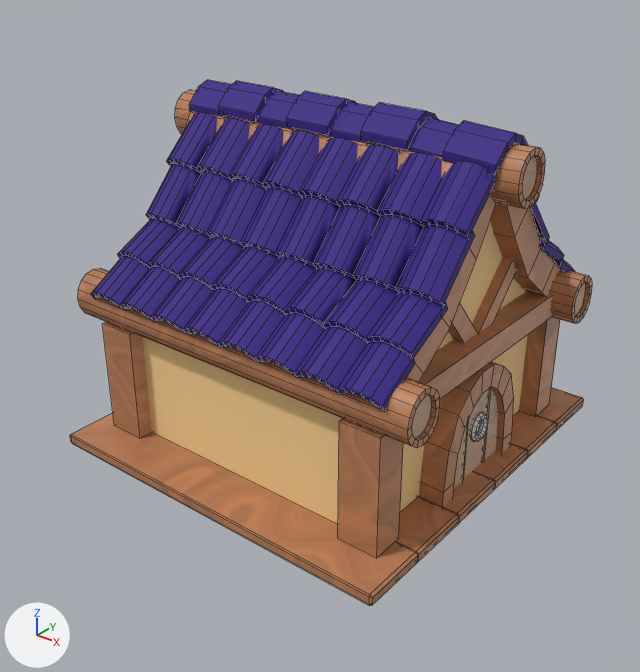
Two versions of the FBX model Bitirme/Assets/DenemeModel/Didem/modeller/cottagehouse/cottagehouse.fbx, one commit apart.
Before and after are seen from a 50 mm lens placed at (9.91, -13.4, 10.34), pointed at (-0.17, -0.8, 2.53). Every picture has the same lights, and +X, +Y and +Z are marked at lower left. Mesh edges are drawn as thin lines. Vertices at the same position are counted once.

Objects in the first picture: 'house'.
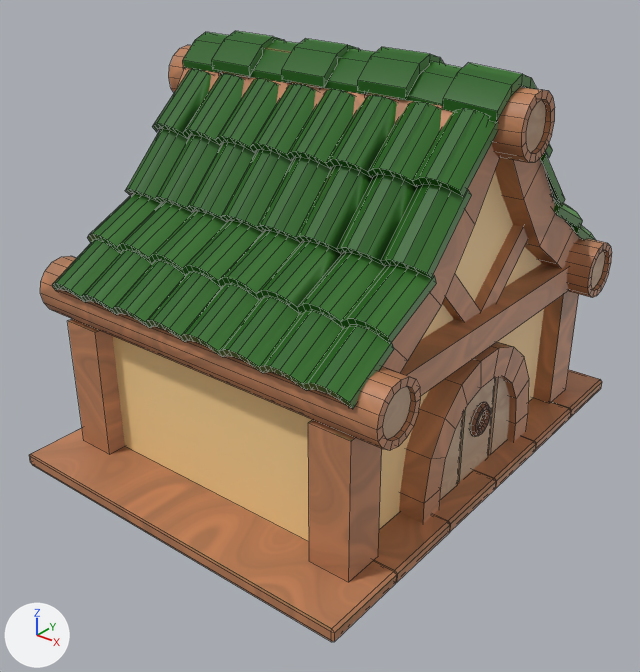
Location of each change, (x1, y1, x2, y2) in pixels of the pictures (640 x 672 px; the box of a moved part takes in the faces that stretch with it):
'house', reshaped, rescaled (12% wider, 16% taller): before (70, 80, 592, 605); after (29, 31, 612, 642)
part 1 of me_cube, moved or reshaped: before (175, 90, 545, 209); after (169, 45, 555, 163)
part 2 of me_cube, moved or reshaped: before (549, 269, 592, 324); after (565, 238, 612, 297)
part 3 of me_cube, moved or reshaped: before (78, 269, 440, 448); after (40, 256, 421, 451)
part 4 of me_cube, moved or reshaped: before (470, 412, 488, 442); after (470, 402, 491, 436)
part 5 of me_cube, moved or reshaped: before (70, 387, 584, 605); after (29, 370, 602, 642)
part 6 of me_cube, moved or reshaped: before (91, 256, 415, 412); after (52, 240, 394, 409)
part 7 of me_cube, moved or reshaped: before (548, 254, 575, 272); after (565, 220, 595, 240)
part 8 of me_cube, moved or reshaped: before (539, 235, 564, 262); after (553, 197, 583, 228)
part 9 of me_cube, moved or reshaped: before (530, 202, 550, 243); after (540, 152, 565, 206)
part 10 of me_cube, moved or reshaped (not visible before): after (545, 144, 553, 158)
part 11 of me_cube, added (brown): after (68, 319, 125, 454)
part 12 of me_cube, added (brown): after (308, 420, 382, 582)
part 13 of me_cube, added (brown): after (401, 264, 569, 395)
part 14 of me_cube, added (brown): after (533, 291, 579, 403)
part 15 of me_cube, deleted: before (95, 80, 561, 558)
part 16 of me_cube, built on: after (57, 31, 580, 542)

What changed in the scene script:
```text
Change me_cube:
    used by ob_house; location = (0.0, 0.0, 0.0); rotation_euler = (1.571, 0.0, 0.0), in degrees (90, 0, 0)
    remove me_cube.from_pydata(...)  # 2318 vertices, 2264 faces; spans x -4.39..3.68, y -0.04..7.14, z -4.13..4.16
    remove me_cube.materials.append(mat_material_006)  # picture img_cottagehousered_png
    add me_cube.from_pydata(...)  # 2318 vertices, 2267 faces; spans x -438.14..369.26, y 0.01..810.8, z -516.06..517.46
    me_cube part 1: the loose piece of 96 vertices spanning x -4.39..3.68, y 5.77..6.8, z -0.47..0.46 is multiplied about its middle by the matrix ((100.0, 0.0, 0.0), (0.0, 113.556, 0.0), (0.0, 0.0, 124.801)), then moved by (-34.09, 707.0, -1.55), in mat_wood (picture img_cottagehousegreen_png)
    me_cube part 2: the loose piece of 96 vertices spanning x -4.39..3.68, y 2.58..3.61, z -3.43..-2.49 is multiplied about its middle by the matrix ((100.0, 0.0, 0.0), (0.0, 113.556, 0.0), (0.0, 0.0, 124.801)), then moved by (-34.09, 348.1, -367.39), in mat_wood (picture img_cottagehousegreen_png)
    me_cube part 3: the loose piece of 96 vertices spanning x -4.39..3.68, y 2.58..3.61, z 2.53..3.46 is multiplied about its middle by the matrix ((100.0, 0.0, 0.0), (0.0, 113.556, 0.0), (0.0, 0.0, 124.801)), then moved by (-34.09, 348.1, 369.28), in mat_wood (picture img_cottagehousegreen_png)
    me_cube part 4: the loose piece of 90 vertices spanning x 3.05..3.2, y 0.95..1.57, z -0.28..0.28 is multiplied about its middle by the matrix ((100.0, 0.0, 0.0), (0.0, 113.556, 0.0), (0.0, 0.0, 124.801)), then moved by (310.34, 141.64, -1.61), in mat_wood (picture img_cottagehousegreen_png)
    me_cube part 5: the loose piece of 124 vertices spanning x -4.31..3.6, y 0.0..0.24, z -4.13..4.16 is multiplied about its middle by the matrix ((100.0, 0.0, 0.0), (0.0, 113.556, 0.0), (0.0, 0.0, 124.801)), then moved by (-34.09, 13.47, 0.68)
    me_cube part 6: the loose piece of 173 vertices spanning x -3.82..3.25, y 3.27..4.07, z 2.64..3.63 is multiplied about its middle by the matrix ((100.0, 0.0, 0.0), (0.0, 113.556, 0.0), (0.0, 0.0, 124.801)), then moved by (-27.1, 412.66, 387.24), in mat_wood (picture img_cottagehousegreen_png)
    me_cube part 7: the loose piece of 175 vertices spanning x -3.82..3.25, y 3.27..4.07, z -3.64..-2.65 is multiplied about its middle by the matrix ((100.0, 0.0, 0.0), (0.0, 113.556, 0.0), (0.0, 0.0, 124.801)), then moved by (-27.1, 412.66, -390.33), in mat_wood (picture img_cottagehousegreen_png)
    me_cube part 8: the loose piece of 176 vertices spanning x -3.82..3.25, y 3.88..4.7, z -2.88..-1.74 is multiplied about its middle by the matrix ((100.0, 0.0, 0.0), (0.0, 113.556, 0.0), (0.0, 0.0, 124.801)), then moved by (-27.1, 482.98, -287.26), in mat_wood (picture img_cottagehousegreen_png)
    me_cube part 9: the loose piece of 171 vertices spanning x -3.82..3.25, y 4.52..5.71, z -2.11..-1.01 is multiplied about its middle by the matrix ((100.0, 0.0, 0.0), (0.0, 113.556, 0.0), (0.0, 0.0, 124.801)), then moved by (-27.1, 575.43, -194.42), in mat_wood (picture img_cottagehousegreen_png)
    me_cube part 10: the loose piece of 169 vertices spanning x -3.82..3.25, y 5.5..6.54, z -1.43..-0.39 is multiplied about its middle by the matrix ((100.0, 0.0, 0.0), (0.0, 113.556, 0.0), (0.0, 0.0, 124.801)), then moved by (-27.1, 677.61, -114.1), in mat_wood (picture img_cottagehousegreen_png)
    me_cube part 11: a new loose piece, a box spanning x -381.21..-296.79, y 27.04..302.53, z 331.64..416.06, in mat_wood (picture img_cottagehousegreen_png)
    me_cube part 12: a new loose piece, a box spanning x 227.91..312.33, y 27.04..302.53, z 331.64..416.06, in mat_wood (picture img_cottagehousegreen_png)
    me_cube part 13: a new loose piece, a box spanning x 264.25..323.26, y 306.04..365.05, z -337.34..334.24, in mat_wood (picture img_cottagehousegreen_png)
    me_cube part 14: a new loose piece, a box spanning x 227.91..312.33, y 27.71..303.2, z -419.16..-334.74, in mat_wood (picture img_cottagehousegreen_png)
    me_cube part 15: 28 loose pieces with 936 vertices, spanning x -3.9..3.33, y -0.04..7.14, z -3.45..3.44, are deleted
    me_cube part 16: 16 vertices removed from x 2.75..2.99, y 0.09..0.64, z -0.66..0.77; 904 vertices added at x -388.76..333.79, y 10.19..810.8, z -431.6..428.5
    remove me_cube.materials.append(mat_wood_001)  # picture img_cottagehousegreen_png
    remove me_cube.materials.append(mat_wood_002)  # white #e7e7e7
    remove me_cube.materials.append(mat_roof)  # purple #351b84
Change ob_house:
    ob_house.scale: (1.0, 1.0, 1.0) -> (0.01, 0.01, 0.01)
```
